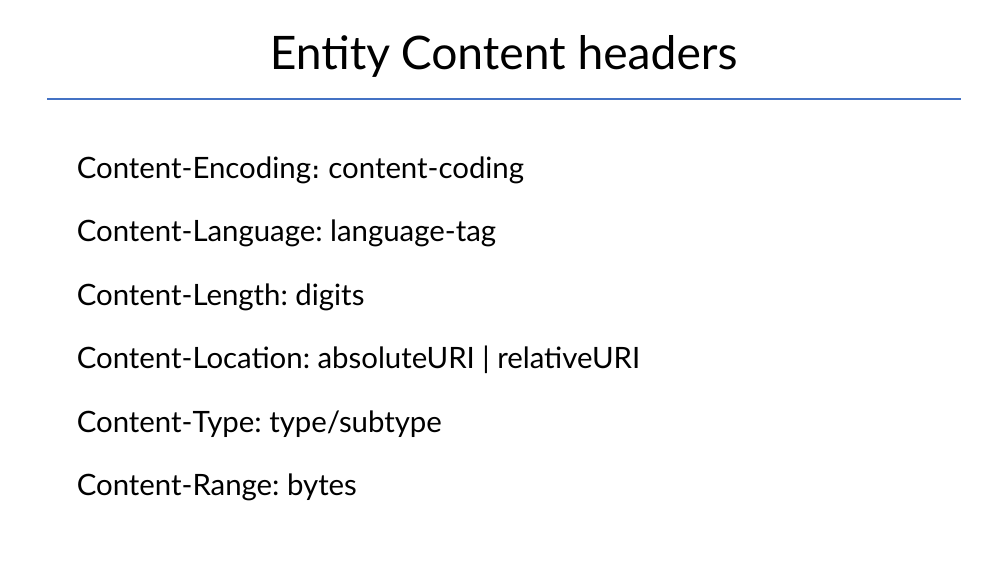
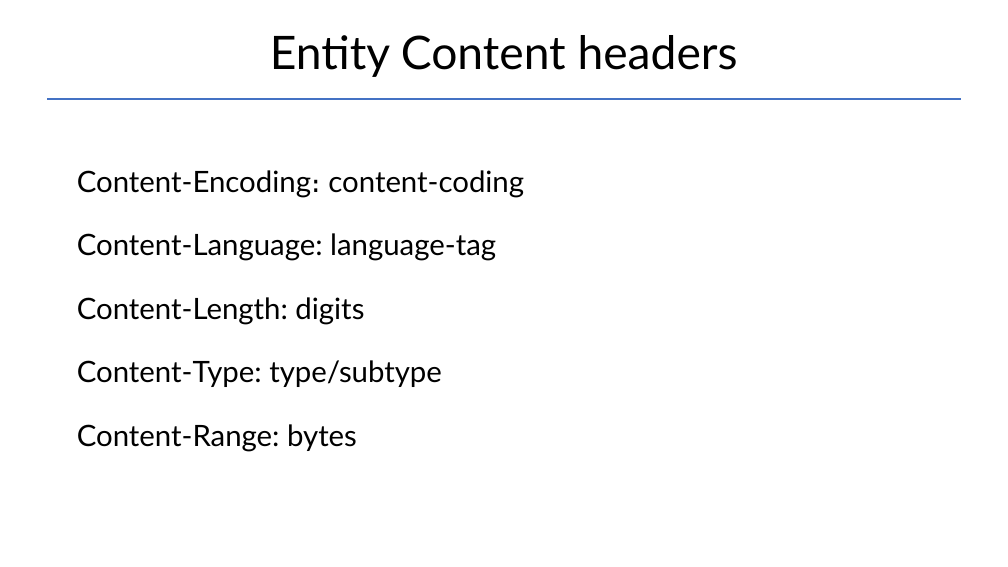
Before and after one commit to Garnik94/Levelup_presentations, a slide deck: slide 26 of Http/Http_presentation.pptx. Drawn at 1008x567 pixels with LibreOffice and Linux fonts; fonts in the diff are those of the drawing. Boxes give left, top, right and bottom in pixels: in the first picture for what was removed or moved away, otherwise in the second. Text is boxed around its words. In the diff, an @@ line names an element or a change of style, - is before the commit and + after.

```diff
--- a/Http/Http_presentation.pptx
+++ b/Http/Http_presentation.pptx
@@ text "Content-Encoding։ content-coding": place and size @@
-text "Content-Encoding։ content-coding" at (77,156,640,500)
+text "Content-Encoding։ content-coding" at (77,170,524,451)
@@ text at (77,346,640,369): paragraph removed @@
-Content-Location: absoluteURI | relativeURI
```
Also in this commit, not shown: 1 other slide changed, 1 other file.
